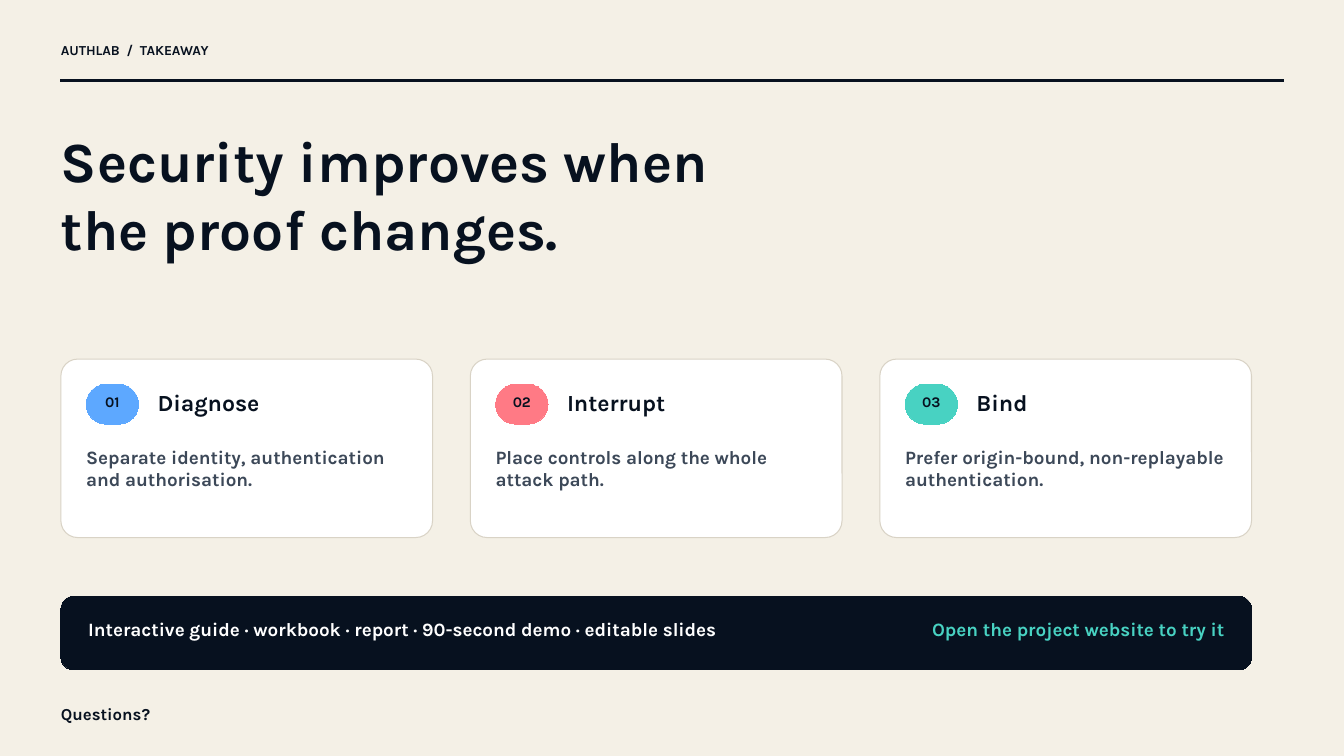
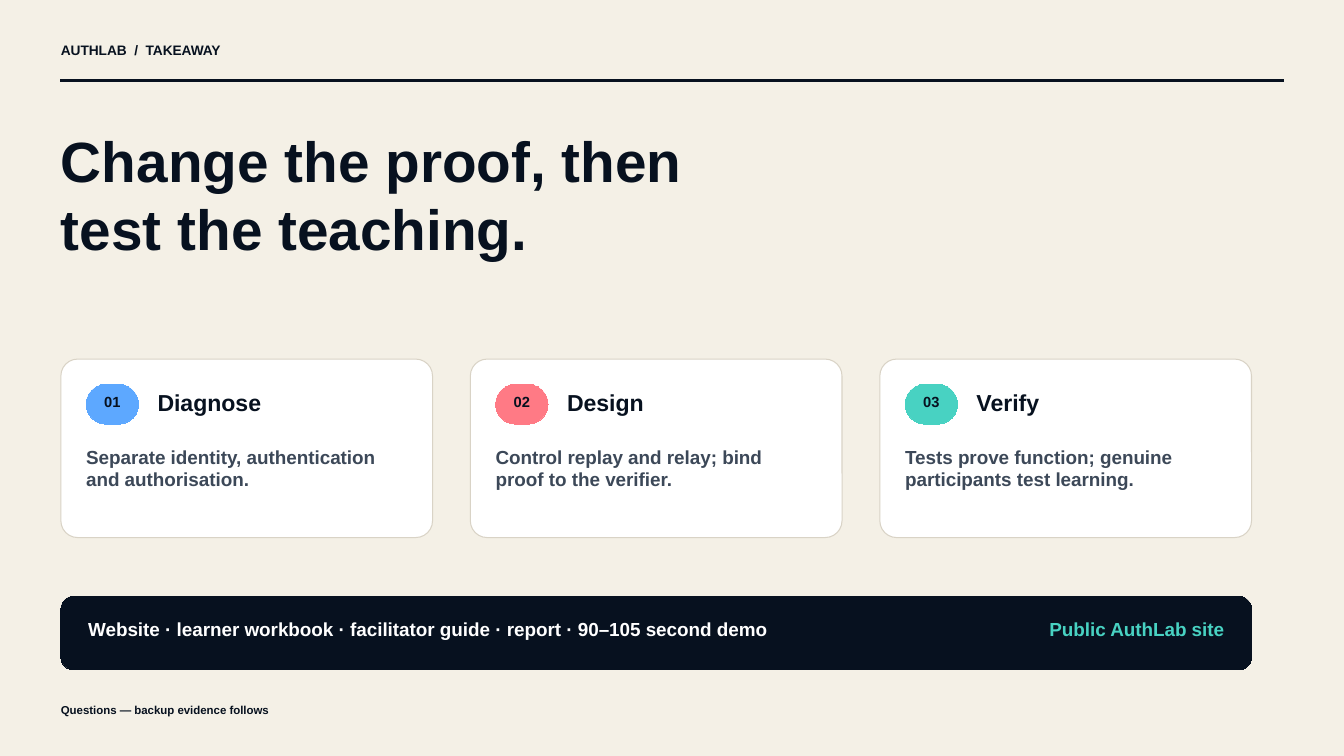
Before and after one commit to tongyu12138/comp6441project, a slide deck: slide 8 of public/downloads/AuthLab_Presentation.pptx. Drawn at 1344x756 pixels with LibreOffice and Linux fonts; fonts in the diff are those of the drawing. Boxes give left, top, right and bottom in pixels: in the first picture for what was removed or moved away, otherwise in the second. Text is boxed around its words. In the diff, an @@ line names an element or a change of style, - is before the commit and + after.

Commit message:
Rebuild AuthLab teaching project and final downloads

```diff
--- a/public/downloads/AuthLab_Presentation.pptx
+++ b/public/downloads/AuthLab_Presentation.pptx
@@ text at (61,141,682,260): text changed; font Karla to Arial @@
-Security improves when
-the proof changes.
+Change the proof, then
+test the teaching.
@@ text at (567,394,644,416): text changed; font Karla to Arial @@
-Interrupt
+Design
@@ text at (976,394,1039,416): text changed; font Karla to Arial @@
-Bind
+Verify
@@ font Karla to Arial in 4 elements at (61,45,221,55), (104,396,120,407), (158,394,262,416), (86,450,376,486) @@
@@ text at (496,450,762,490): text changed; font Karla to Arial @@
-Place controls along the whole attack path.
+Control replay and relay; bind proof to the verifier.
@@ text at (905,450,1172,490): text changed; font Karla to Arial @@
-Prefer origin-bound, non-replayable authentication.
+Tests prove function; genuine participants test learning.
@@ text at (88,622,767,640): text changed; font Karla to Arial @@
-Interactive guide · workbook · report · 90-second demo · editable slides
+Website · learner workbook · facilitator guide · report · 90–105 second demo
@@ text at (1049,622,1224,636): text changed; font Karla to Arial @@
-Open the project website to try it
+Public AuthLab site
@@ text at (61,706,269,717): text changed; size 12 to 8.2 pt; font Karla to Arial @@
-Questions?
+Questions — backup evidence follows
```
Also in this commit, not shown: 7 other slides changed, 7 slides added, 32 other files.
